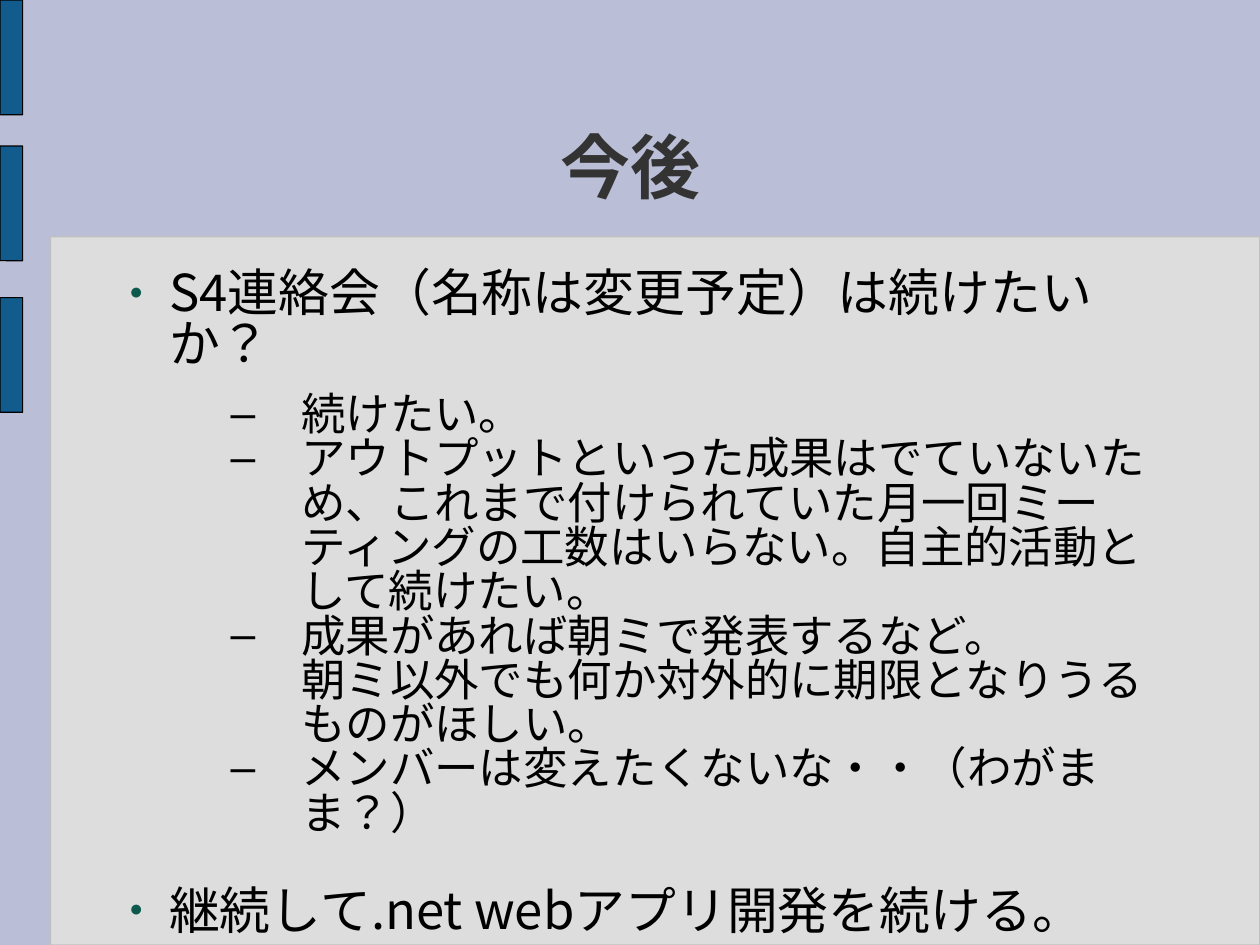
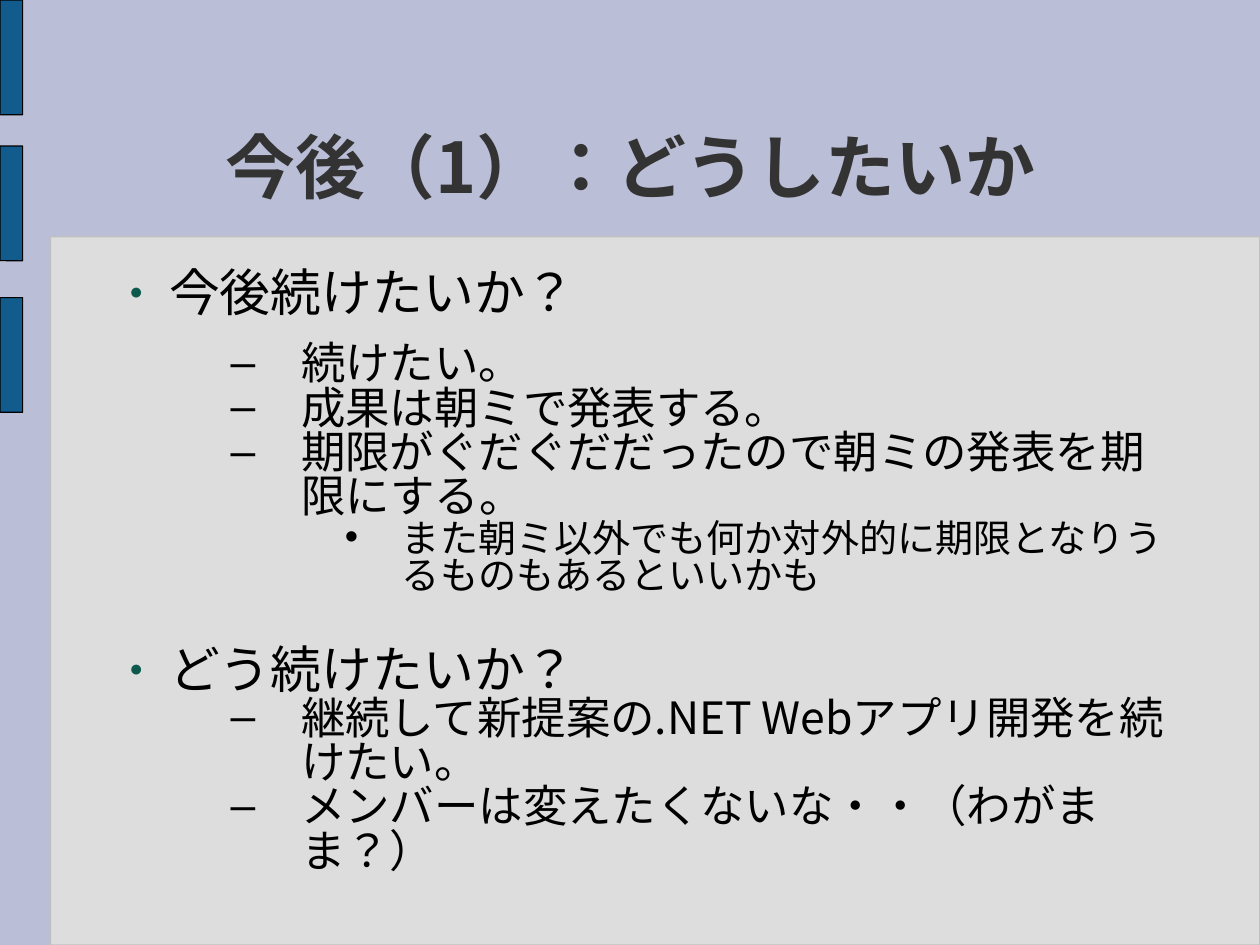
Before and after one commit to sec-d04/RTMWeb, a slide deck: slide 15 of Document/Presentation/RTMWeb_ResearchPresentation.ppt. Drawn at 1260x945 pixels with LibreOffice and Linux fonts; fonts in the diff are those of the drawing. Boxes give left, top, right and bottom in pixels: in the first picture for what was removed or moved away, otherwise in the second. Text is boxed around its words. In the diff, an @@ line names an element or a change of style, - is before the commit and + after.

Commit message:
成果発表資料全体大修正　一応完成版のつもり
・発表の流れをシンプルにし、それにあわせ全体を再構成した。
・「おさらい」のRTMの説明を削除した。
・今後を修正した。
・OpenHRIにあったRTM+WEBの説明を追加した。
・意見のまとまってない点を記載した。
・新提案を追加した。

```diff
--- a/Document/Presentation/RTMWeb_ResearchPresentation.ppt
+++ b/Document/Presentation/RTMWeb_ResearchPresentation.ppt
@@ title at box(225, 133, 1035, 200): text changed @@
-今後
+今後（1）：どうしたいか
@@ text at box(169, 268, 576, 316): text changed @@
-● S4連絡会（名称は変更予定）は続けたいか？
+● 今後続けたいか？
@@ text at box(169, 379, 1163, 789): text changed @@
-  – アウトプットといった成果はでていないため、これまで付けられていた月一回ミーティングの工数はいらない。自主的活動として続けたい。
-  – 成果があれば朝ミで発表するなど。
-    朝ミ以外でも何か対外的に期限となりうるものがほしい。
+  – 成果は朝ミで発表する。
+  – 期限がぐだぐだだったので朝ミの発表を期限にする。
+    • また朝ミ以外でも何か対外的に期限となりうるものもあるといいかも
+● どう続けたいか？
+  – 継続して新提案の.NET Webアプリ開発を続けたい。
@@ text at box(169, 886, 1083, 933): paragraph removed @@
-● 継続して.net webアプリ開発を続ける。
```
Also in this commit, not shown: 10 other slides changed, 6 slides added, 4 slides removed.
